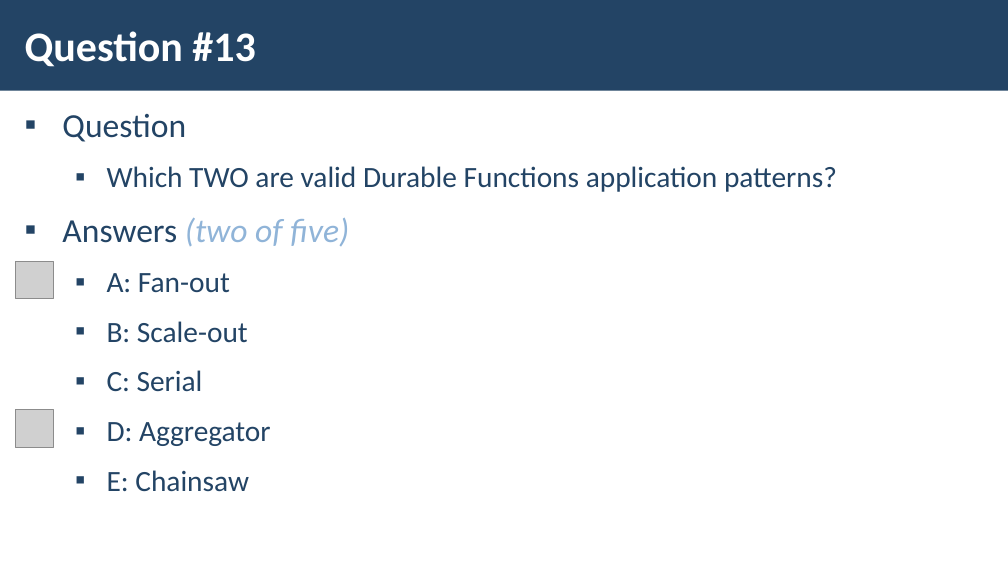
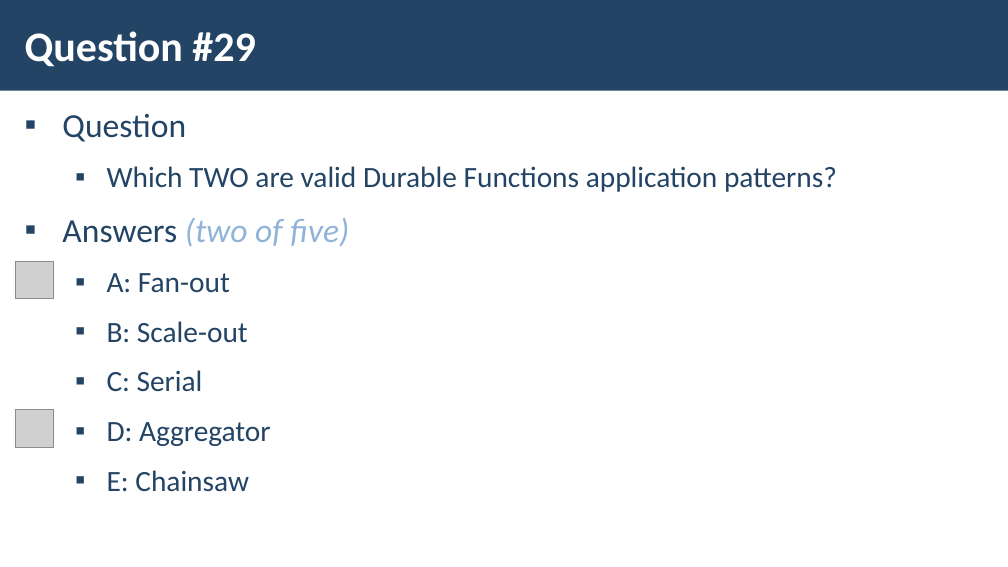
Before and after one commit to pirocorp/Azure, a slide deck: slide 28 of 06. ALL TOGETHER/M6-Slides-Test-Simulation.pptx (slide 14 before the commit). Drawn at 1008x567 pixels with LibreOffice and Linux fonts; fonts in the diff are those of the drawing; grey boxes stand for pictures; background and template pictures are left out. Boxes give left, top, right and bottom in pixels: in the first picture for what was removed or moved away, otherwise in the second. Text is boxed around its words. In the diff, an @@ line names an element or a change of style, - is before the commit and + after.

```diff
--- a/06. ALL TOGETHER/M6-Slides-Test-Simulation.pptx
+++ b/06. ALL TOGETHER/M6-Slides-Test-Simulation.pptx
@@ title at [25, 31, 255, 67]: text changed @@
-Question #13
+Question #29
```
Also in this commit, not shown: 13 other slides changed, 13 slides added.
